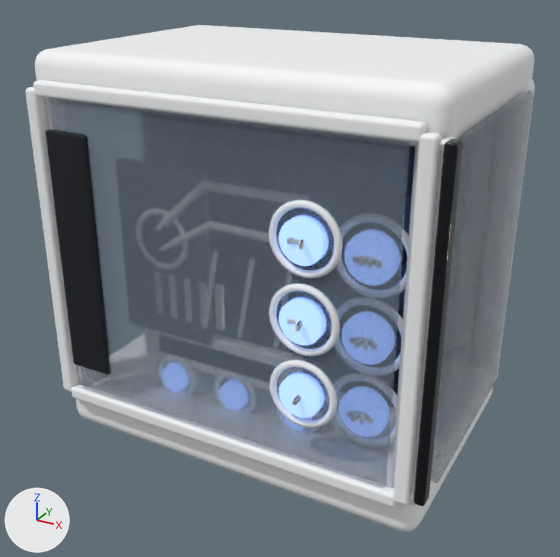
One commit to the glTF model apps/web/public/assets/models/p2s_video_so_ong_hyte_y70_snow_white/p2s_video_so_ong_hyte_y70_snow_white.glb: the scene before it, then after it.
The view is the same before and after, from a camera (50 mm lens) standing at (0.417, -0.781, 0.579) and looking at (0.004, -0.03, 0.203). Arrows for +X, +Y and +Z are at lower left; the lights stay in place. The first picture is the older version. Where no turn or scale is listed for an object, it has been applied to the vertices.

The first picture shows 'hyte_bottom_frame', 'hyte_corner_seam_black', 'hyte_front_glass', 'hyte_front_stack_fan_glow', 'hyte_front_stack_fan_glow.001', 'hyte_front_stack_fan_glow.002', 'hyte_front_white_outline_bottom', 'hyte_front_white_outline_left', 'hyte_front_white_outline_right', 'hyte_front_white_outline_top', 'hyte_right_front_post', 'hyte_side_glass', 'hyte_top_frame', 'hyte_vertical_front_display' and 10 more.
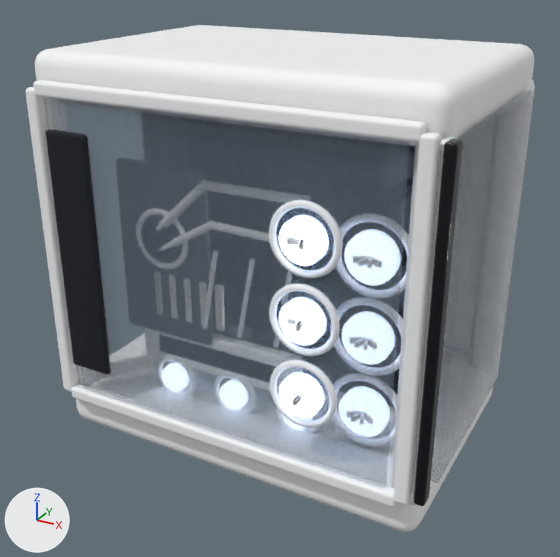
Changed parts and their boxes (x1, y1, x2, y2) in the pictures (560 x 557 px):
'hyte_front_glass', surface changed
    both: (49, 98, 410, 488)
'hyte_front_stack_fan_glow.002', recoloured, surface changed (blue to pale blue)
    both: (279, 215, 328, 266)
'hyte_front_stack_fan_glow.001', recoloured, surface changed (blue to pale blue)
    both: (279, 298, 326, 345)
'hyte_front_stack_fan_glow', recoloured, surface changed (blue to pale blue)
    both: (279, 373, 324, 418)

The edits, one by one:
In material 'clear_smoked_tempered_glass.026' (mat_clear_smoked_tempered_glass_026), alpha goes from 0.38 to 0.26.
In material 'soft_rgb_underglow.026' (mat_soft_rgb_underglow_026), emission_color goes from (0.25, 0.42, 1.0) (blue #89adff) to (0.58, 0.7, 1.0) (blue #c8daff).
In material 'soft_rgb_underglow.026' (mat_soft_rgb_underglow_026), emission_strength goes from 1.1 to 2.05.
